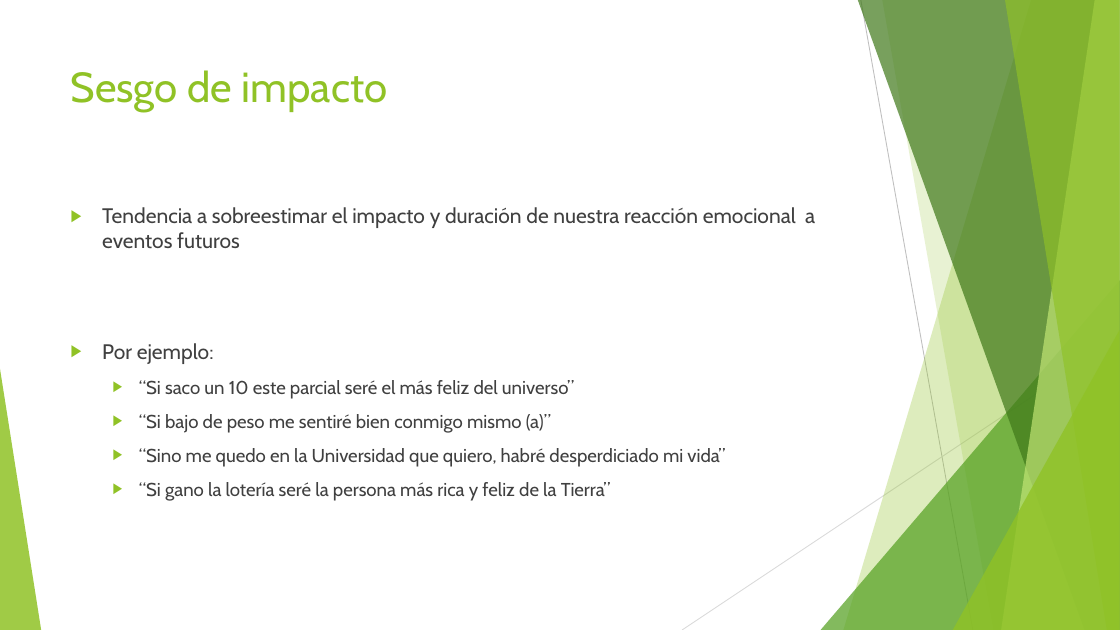
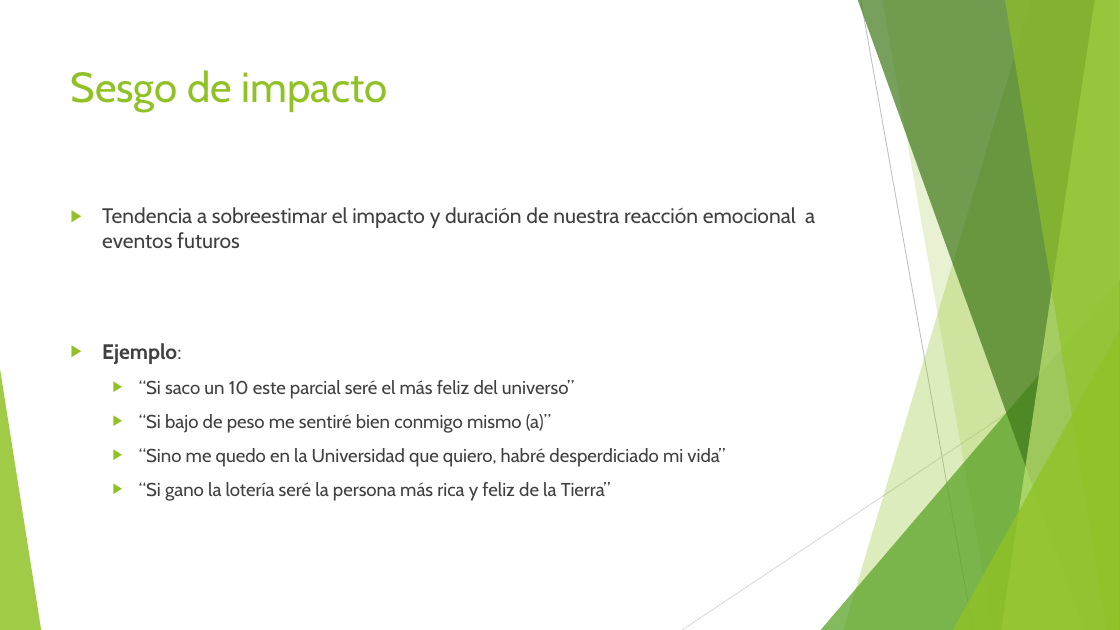
Before and after one commit to Adrifelcha/afchavez-019, a slide deck: slide 13 of JeanPiaget/Presentaciones/Bonus_Heuristios-Sesgos.pptx (slide 9 before the commit). Drawn at 1120x630 pixels with LibreOffice and Linux fonts; fonts in the diff are those of the drawing. Boxes give left, top, right and bottom in pixels: in the first picture for what was removed or moved away, otherwise in the second. Text is boxed around its words. In the diff, an @@ line names an element or a change of style, - is before the commit and + after.

```diff
--- a/JeanPiaget/Presentaciones/Bonus_Heuristios-Sesgos.pptx
+++ b/JeanPiaget/Presentaciones/Bonus_Heuristios-Sesgos.pptx
@@ text at bbox=[102, 343, 181, 364]: text changed; bold on @@
-▶ Por ejemplo:
+▶ Ejemplo:
```
Also in this commit, not shown: 5 other slides changed, 15 slides added, 2 slides removed, 6 other files.
